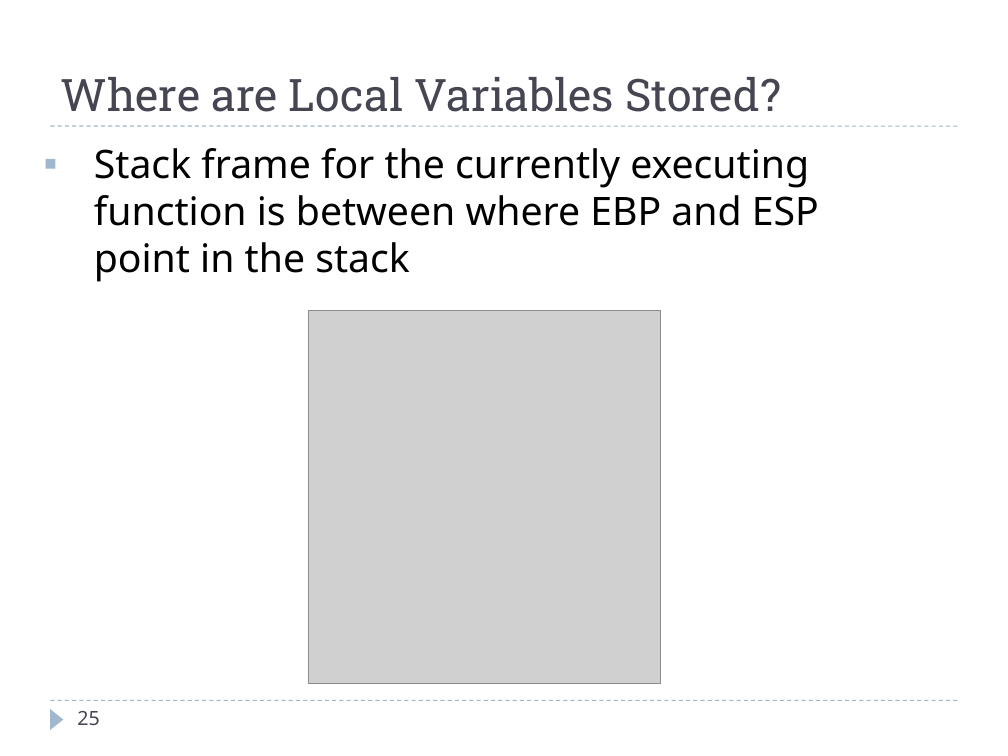
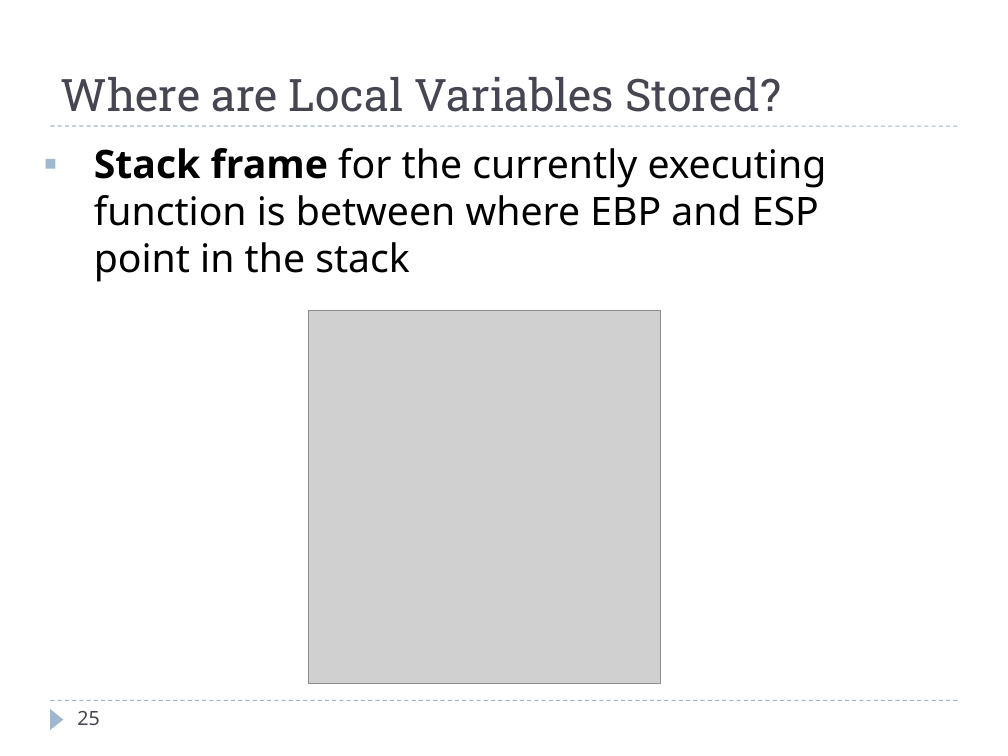
Before and after one commit to harrisonwl/harrisonwl.github.io, a slide deck: slide 25 of assets/courses/malware/spring2017/slides/week02/x86.pptx. Drawn at 1008x756 pixels with LibreOffice and Linux fonts; fonts in the diff are those of the drawing; grey boxes stand for pictures. Boxes give left, top, right and bottom in pixels: in the first picture for what was removed or moved away, otherwise in the second. Text is boxed around its words. In the diff, an @@ line names an element or a change of style, - is before the commit and + after.

```diff
--- a/assets/courses/malware/spring2017/slides/week02/x86.pptx
+++ b/assets/courses/malware/spring2017/slides/week02/x86.pptx
@@ text "Stack frame for the currently ..." at (94,148,827,282): bold on in "Stack frame" @@
```
Also in this commit, not shown: 6 other slides changed, 12 other files.
